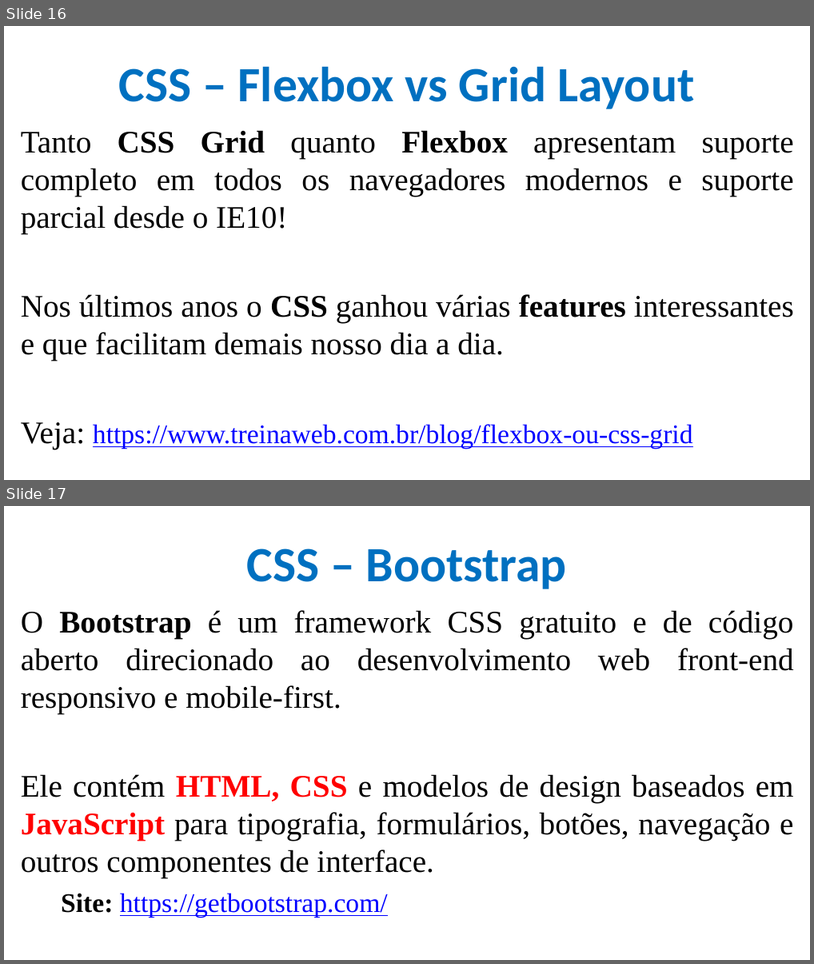
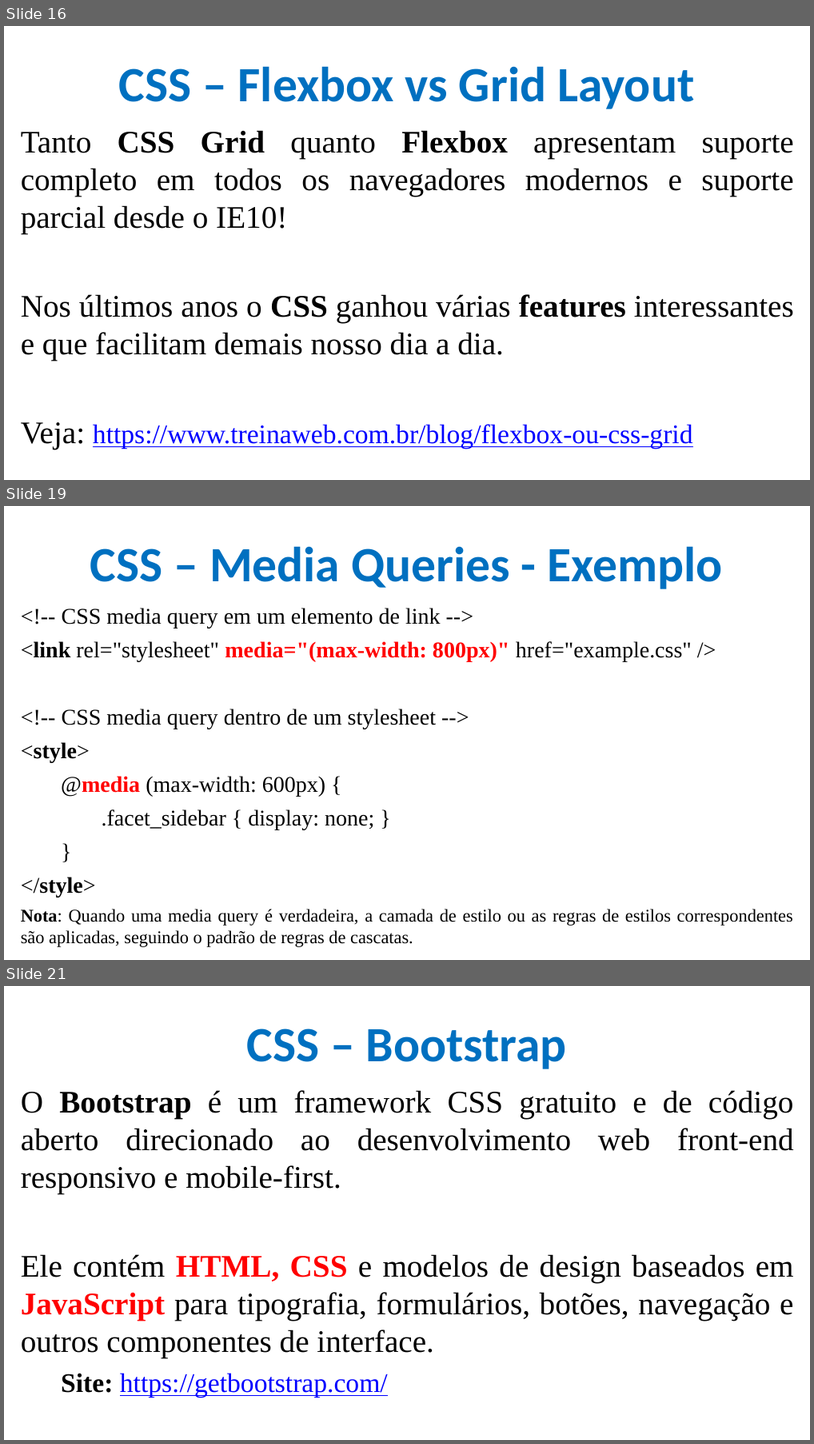
Before and after one commit to CloudEducationBrazil/WydenDesenvolvimentoWebPHP, a slide deck: 01 Classes/Aula 07 Desenvolvimento Web PHP - CSS.pptx. Shown one above the other, each under a label of ours: slides 16 and 17 before the commit, slides 16, 19 and 21 after it; the slides between them are not shown. The pictures are 814x964 and 814x1444 pixels, drawn with LibreOffice and Linux fonts; fonts in the diff are those of the drawing; background and template pictures are left out. Boxes give left, top, right and bottom in pixels: in the first picture for what was removed or moved away, otherwise in the second. Text is boxed around its words. In the diff, an @@ line names an element or a change of style, - is before the commit and + after.

```diff
--- a/01 Classes/Aula 07 Desenvolvimento Web PHP - CSS.pptx
+++ b/01 Classes/Aula 07 Desenvolvimento Web PHP - CSS.pptx
@@ slide 19 added at (x1=4, y1=506, x2=810, y2=960), background picture (left out) @@
@@ title added at (x1=90, y1=546, x2=723, y2=589), 44 pt, text #0070C0, bold @@
+CSS – Media Queries - Exemplo
@@ text added at (x1=21, y1=608, x2=794, y2=947), 20 pt, text #000000 @@
+<!-- CSS media query em um elemento de link -->
+<link rel="stylesheet" media="(max-width: 800px)" href="example.css" />
+<!-- CSS media query dentro de um stylesheet -->
+<style>
+@media (max-width: 600px) {
+.facet_sidebar { display: none; }
+}
+</style>
+Nota: Quando uma media query é verdadeira, a camada de estilo ou as regras de estilos correspondentes são aplicadas, seguindo o padrão de regras de cascatas.
@@ what was slide 17 is now slide 21 @@
```
Also in this commit, not shown: 3 other slides added.
